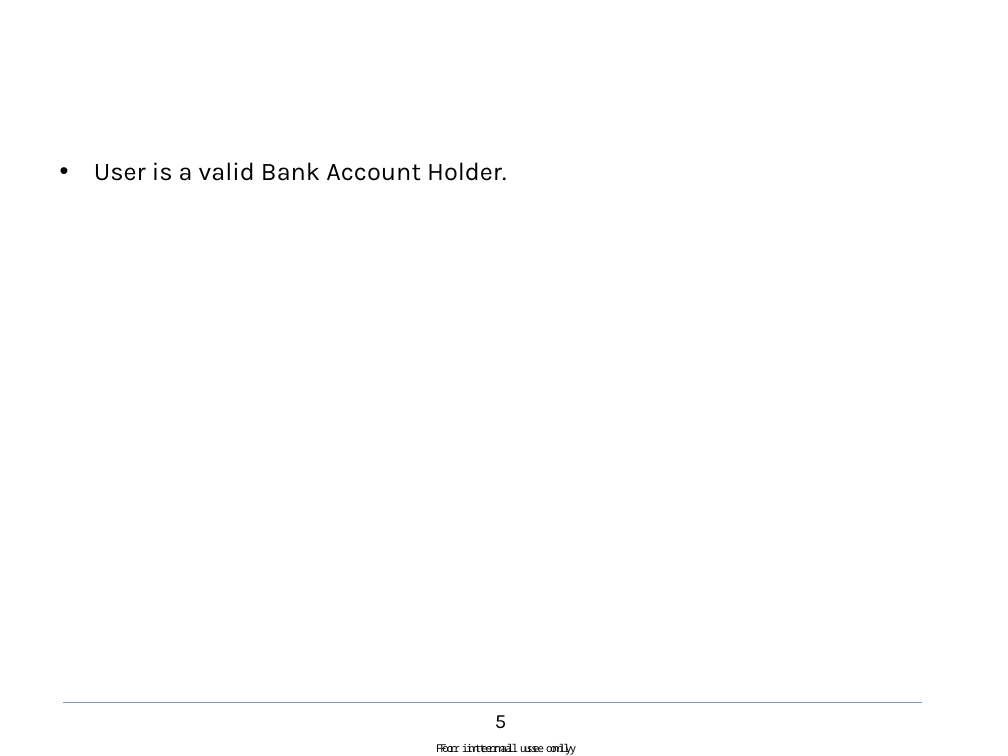
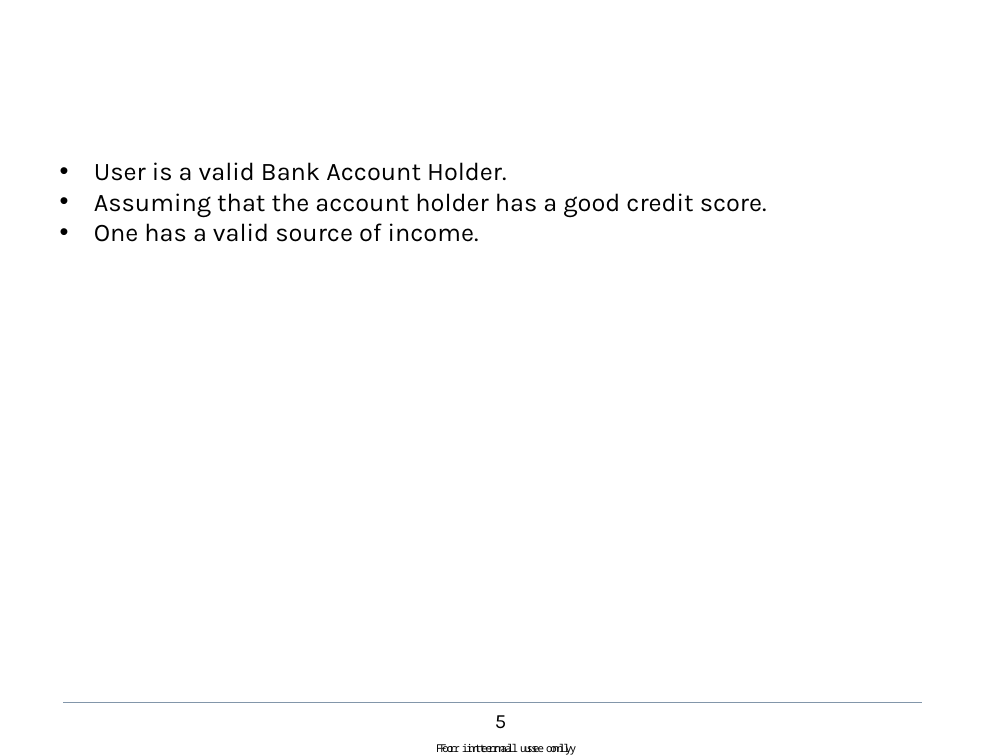
Before and after one commit to ruchira559/homeLoanSystem, a slide deck: slide 6 of Home Loan System Presentation.pptx. Drawn at 1008x756 pixels with LibreOffice and Linux fonts; fonts in the diff are those of the drawing; background and template pictures are left out. Boxes give left, top, right and bottom in pixels: in the first picture for what was removed or moved away, otherwise in the second. Text is boxed around its words. In the diff, an @@ line names an element or a change of style, - is before the commit and + after.

```diff
--- a/Home Loan System Presentation.pptx
+++ b/Home Loan System Presentation.pptx
@@ text at (94, 193, 767, 242): paragraphs added @@
+• Assuming that the account holder has a good credit score.
+• One has a valid source of income.
```
Also in this commit, not shown: 1 other slide changed, 1 slide added, 2 slides removed.
